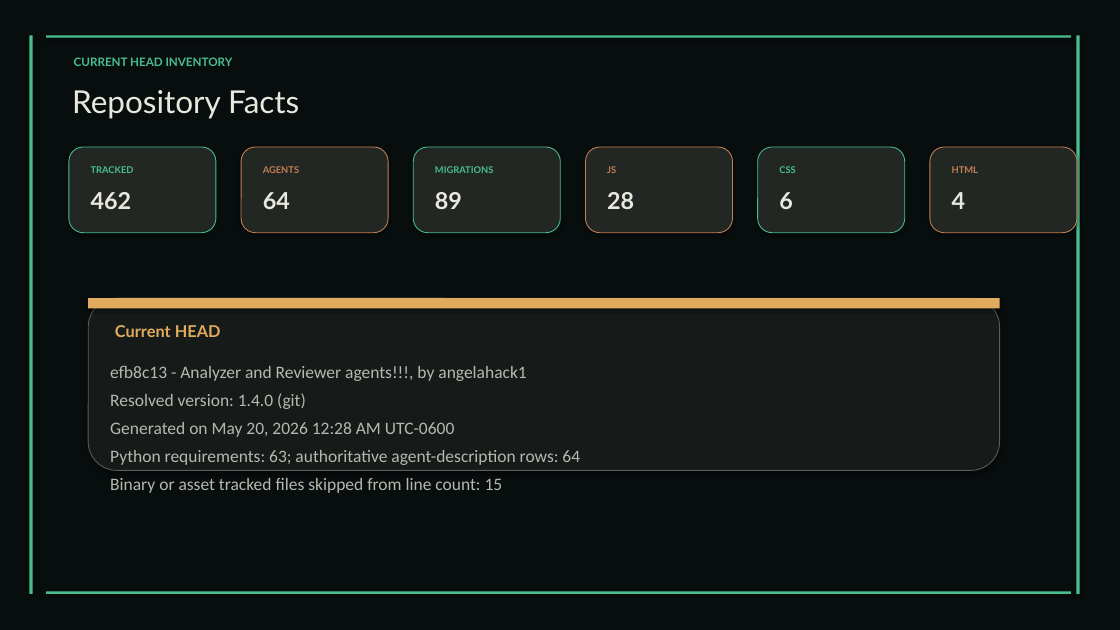
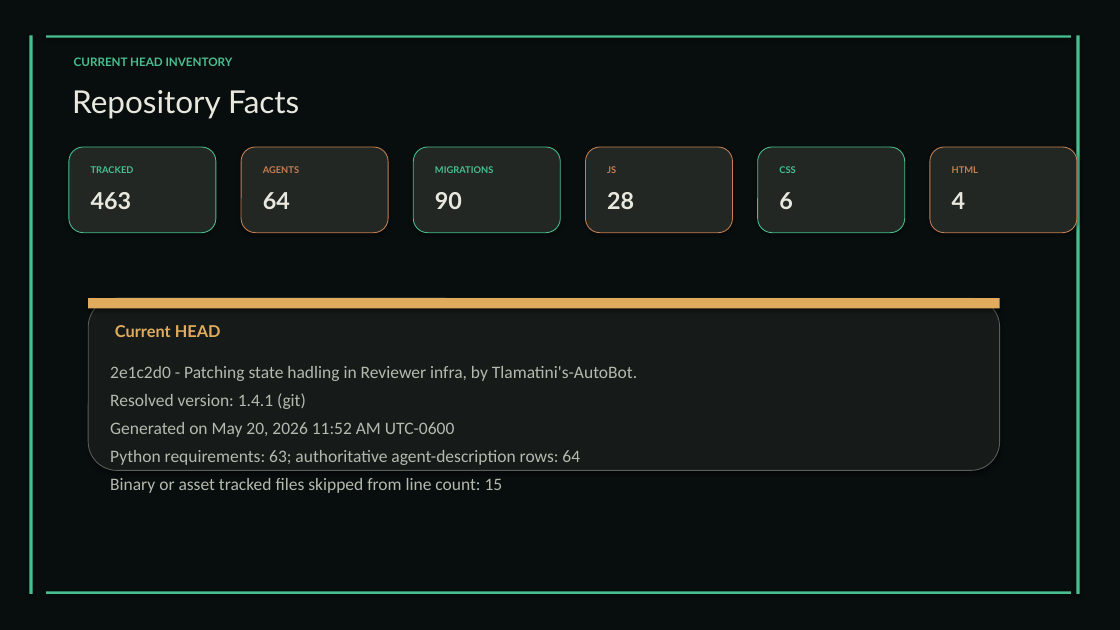
Before and after one commit to XAIHT/Tlamatini, a slide deck: slide 31 of Tlamatini_eXtended_Artificial_Intelligence_Humanly_Tempered.pptx (slide 30 before the commit). Drawn at 1120x630 pixels with LibreOffice and Linux fonts; fonts in the diff are those of the drawing. Boxes give left, top, right and bottom in pixels: in the first picture for what was removed or moved away, otherwise in the second. Text is boxed around its words. In the diff, an @@ line names an element or a change of style, - is before the commit and + after.

Commit message:
Updating documentation and some source code related to versioning according to version 1.4.1, by Tlamatini's-AutoBot.

```diff
--- a/Tlamatini_eXtended_Artificial_Intelligence_Humanly_Tempered.pptx
+++ b/Tlamatini_eXtended_Artificial_Intelligence_Humanly_Tempered.pptx
@@ text at [91,192,132,209]: text changed @@
-462
+463
@@ text at [435,192,462,209]: text changed @@
-89
+90
@@ text at [110,366,637,437]: text changed @@
-efb8c13 - Analyzer and Reviewer agents!!!, by angelahack1
-Resolved version: 1.4.0 (git)
-Generated on May 20, 2026 12:28 AM UTC-0600
+2e1c2d0 - Patching state hadling in Reviewer infra, by Tlamatini's-AutoBot.
+Resolved version: 1.4.1 (git)
+Generated on May 20, 2026 11:52 AM UTC-0600
```
Also in this commit, not shown: 14 other slides changed, 1 slide added, 8 other files.
